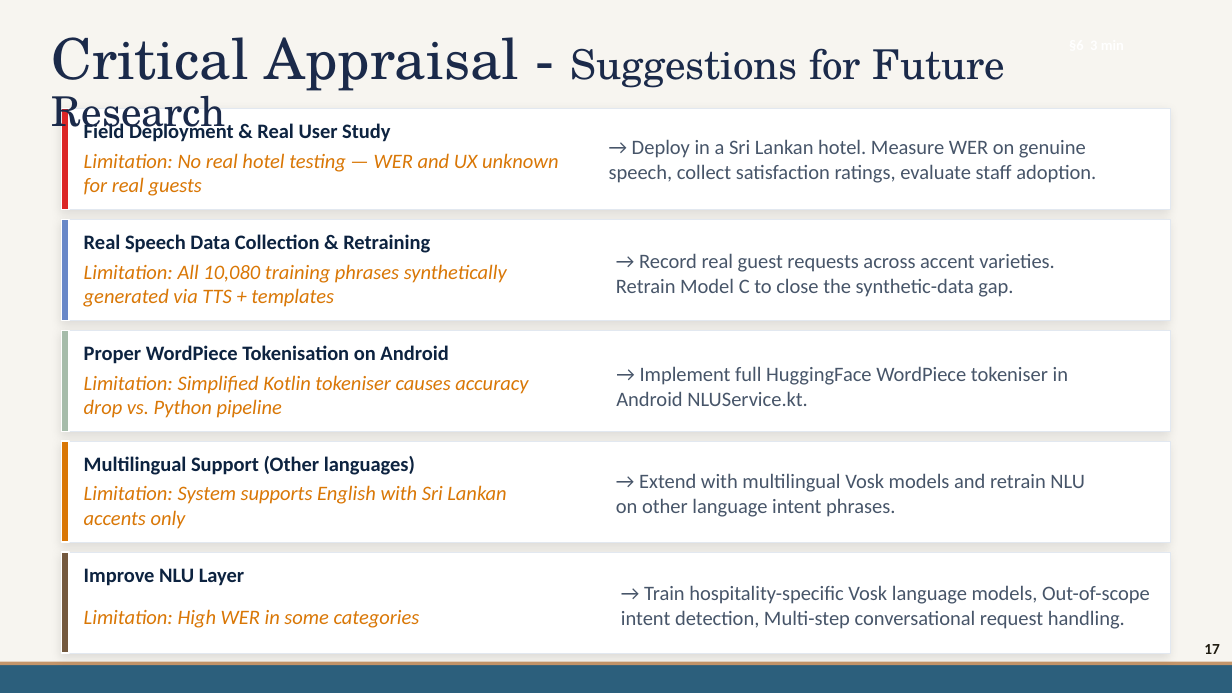
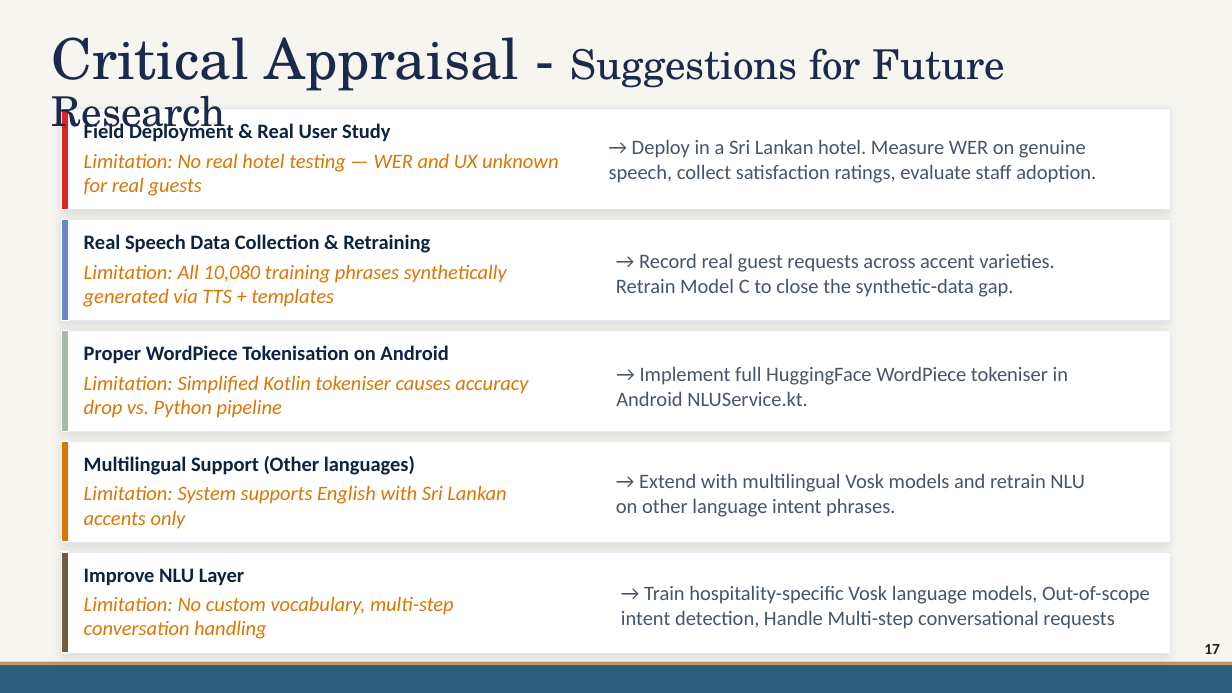
Before and after one commit to mdpw/msc-research, a slide deck: slide 17 of documents/Viva Presentation.pptx. Drawn at 1232x693 pixels with LibreOffice and Linux fonts; fonts in the diff are those of the drawing; background and template pictures are left out. Boxes give left, top, right and bottom in pixels: in the first picture for what was removed or moved away, otherwise in the second. Text is boxed around its words. In the diff, an @@ line names an element or a change of style, - is before the commit and + after.

Commit message:
modify ppt

```diff
--- a/documents/Viva Presentation.pptx
+++ b/documents/Viva Presentation.pptx
@@ text removed at <box>998,22,1195,67</box> @@
-§6 3 min
@@ text at <box>84,596,454,639</box>: text changed @@
-Limitation: High WER in some categories
+Limitation: No custom vocabulary, multi-step conversation handling
@@ text at <box>621,585,1150,629</box>: text changed @@
-→ Train hospitality-specific Vosk language models, Out-of-scope intent detection, Multi-step conversational request handling.
+→ Train hospitality-specific Vosk language models, Out-of-scope intent detection, Handle Multi-step conversational requests
```
Also in this commit, not shown: 6 other slides changed.
